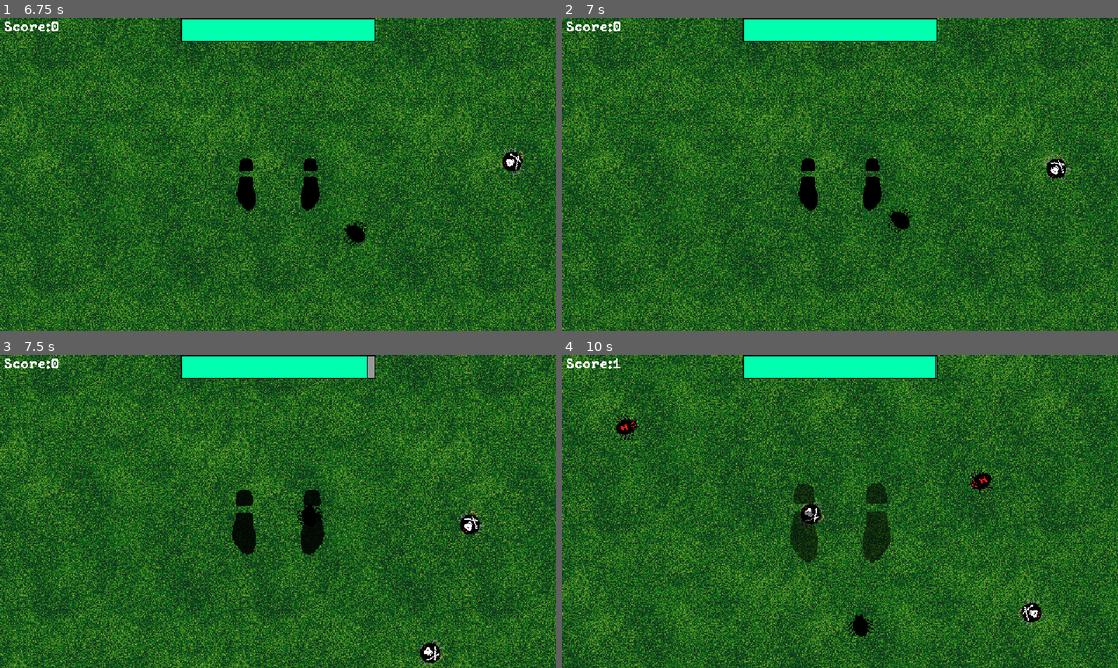
Above: before the commit, frames 1-4 (two rows, left to right).
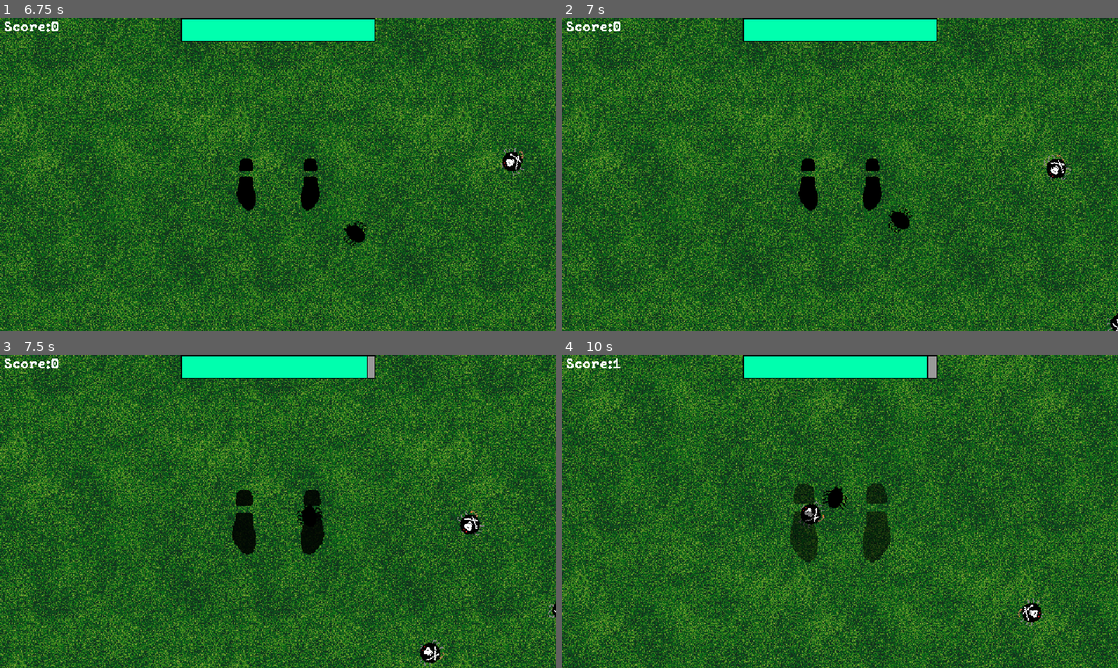
Above: after the commit, the same moments.

Repository: Burger-Bois/ld56
Game: Godot game, scene res://src/main.tscn
The game is run twice, just before and just after one commit, with the same random seed, the same clock (stepped at 60 frames per second) and the same inputs.
Inputs:
- Up to frame 1 (6.75 s): click "Start" at 0.5 s; tap Enter at 1.25, 5 s; hold D (right) 1.28-2.03 s; tap Space (jump) at 1.35, 1.52, 1.82, 2.1, 2.27, 2.57, 2.75, 2.85, 3.6, 3.77, 4.07, 4.35, 4.52, 4.82, 5.1, 5.27, 5.57, 5.85, 6.6 s; hold S (backward) 2.03-2.78 s; hold D (right) 2.78-3.53 s; hold W (forward) 3.53-4.28 s; hold A (left) 4.28-5.78 s; hold S (backward) 5.78-6.53 s; hold D (right) from 6.53 s (still down)
- Up to frame 2 (7 s): keep holding D (right); tap Space (jump) at 6.77 s
- Up to frame 3 (7.5 s): tap Space (jump) at 7.07, 7.35 s; release D (right) at 7.28 s; hold W (forward) from 7.28 s (still down)
- Up to frame 4 (10 s): tap Space (jump) at 7.52, 7.82, 8.1, 8.27, 8.57, 8.85, 9.6, 9.77 s; release W (forward) at 8.03 s; hold D (right) 8.03-8.78 s; hold S (backward) 8.78-9.53 s; hold A (left) from 9.53 s (still down)

Frame 1 is identical in both runs. In frame 2, less than 0.1% of the frame differs, in the area x 98-100%, y 94-100%; in frame 3, less than 0.1%; in frame 4, 0.8%, in the area x 9-78%, y 0-91%.

Commit message:
added speed power up but not timed

Diff:
--- a/src/player.gd
+++ b/src/player.gd
@@ -16,6 +16,7 @@
 
 var _current_pivot: Node2D
 var _health
+var _default_turn_speed
 
 var _state: State = State.IDLE
 
@@ -23,6 +24,7 @@
 
 
 func _ready():
+	_default_turn_speed = turn_speed
 	set_health(100)
 	SignalBus.enemy_hit.connect(on_enemy_hit)
 	_current_pivot = _left_boot
@@ -107,6 +109,8 @@
 	$BugDeathAudioPlayer.play()
 	if enemy is SpikeyEnemy:
 		$TakeDamageAudioPlayer.play()
+	if enemy is SpeedPowerUpEnemy:
+		turn_speed = _default_turn_speed * 2
 
 
 func set_health(health: int):
--- a/src/player.tscn
+++ b/src/player.tscn
@@ -114,6 +114,8 @@
 collision_mask = 2
 motion_mode = 1
 script = ExtResource("1_4c8sp")
+turn_speed = null
+jump_speed = null
 
 [node name="Shockwave" type="Sprite2D" parent="."]
 position = Vector2(0, 10)
--- /dev/null
+++ b/src/speed_powerup_enemy.gd
@@ -0,0 +1,13 @@
+class_name SpeedPowerUpEnemy extends Enemy
+
+func _ready() -> void:
+	speed = 45
+	damage = 0
+	health_bonus = 0
+
+func _physics_process(delta: float) -> void:
+	velocity = Vector2.RIGHT.rotated(direction) * speed
+	move_and_slide()
+
+func _on_change_direction_timer_timeout() -> void:
+	direction += randf_range(-PI / 4, PI / 4)
--- /dev/null
+++ b/src/speed_powerup_enemy.tscn
@@ -0,0 +1,54 @@
+[gd_scene load_steps=7 format=3 uid="uid://jx0os7xl2mql"]
+
+[ext_resource type="Script" path="res://src/speed_powerup_enemy.gd" id="1_v0067"]
+[ext_resource type="Texture2D" uid="uid://c3ac58bgb4fex" path="res://assets/spider.png" id="2_m8u6p"]
+[ext_resource type="Texture2D" uid="uid://bbbh5qfpoq3uo" path="res://assets/spider 2.png" id="3_tf8kl"]
+
+[sub_resource type="RectangleShape2D" id="RectangleShape2D_bbvrk"]
+size = Vector2(32, 32)
+
+[sub_resource type="RectangleShape2D" id="RectangleShape2D_s66oi"]
+size = Vector2(32, 32)
+
+[sub_resource type="SpriteFrames" id="SpriteFrames_y6pag"]
+animations = [{
+"frames": [{
+"duration": 1.0,
+"texture": ExtResource("2_m8u6p")
+}, {
+"duration": 1.0,
+"texture": ExtResource("3_tf8kl")
+}],
+"loop": true,
+"name": &"default",
+"speed": 5.0
+}]
+
+[node name="SpeedPowerUpEnemy" type="CharacterBody2D"]
+collision_layer = 4
+collision_mask = 0
+motion_mode = 1
+script = ExtResource("1_v0067")
+metadata/_edit_vertical_guides_ = [-90.0]
+
+[node name="CollisionShape2D" type="CollisionShape2D" parent="."]
+shape = SubResource("RectangleShape2D_bbvrk")
+
+[node name="Hitbox" type="Area2D" parent="."]
+collision_layer = 0
+collision_mask = 16
+
+[node name="CollisionShape2D" type="CollisionShape2D" parent="Hitbox"]
+shape = SubResource("RectangleShape2D_s66oi")
+
+[node name="ChangeDirectionTimer" type="Timer" parent="."]
+autostart = true
+
+[node name="AnimatedSprite2D" type="AnimatedSprite2D" parent="."]
+modulate = Color(0, 0.594992, 0.538929, 1)
+rotation = 1.57079
+sprite_frames = SubResource("SpriteFrames_y6pag")
+autoplay = "default"
+
+[connection signal="area_entered" from="Hitbox" to="." method="remove" unbinds=1]
+[connection signal="timeout" from="ChangeDirectionTimer" to="." method="_on_change_direction_timer_timeout"]
--- a/src/stage.gd
+++ b/src/stage.gd
@@ -9,6 +9,8 @@
 @export var random_enemy_scene: PackedScene
 @export var spikey_enemy_scene: PackedScene
 @export var following_enemy_scene: PackedScene
+
+@export var speed_powerup_scene: PackedScene
 
 
 enum FinishState {GAME_OVER}
@@ -49,12 +51,14 @@
 
 func get_enemy_type():
 	var enemy_select = randi_range(1, 100)
-	if enemy_select <= 25:
+	if enemy_select <= 20:
 		return linear_enemy_scene
-	elif enemy_select <= 60:
+	elif enemy_select <= 55:
 		return random_enemy_scene
+	elif enemy_select <= 87:
+		return spikey_enemy_scene
 	elif enemy_select <= 90:
-		return spikey_enemy_scene
+		return speed_powerup_scene
 	else:
 		return following_enemy_scene
 
--- a/src/stage.tscn
+++ b/src/stage.tscn
@@ -3,11 +3,11 @@
 [ext_resource type="PackedScene" uid="uid://j82506cb8570" path="res://src/player.tscn" id="1_pla2g"]
 [ext_resource type="Script" path="res://src/stage.gd" id="1_x0yvg"]
 [ext_resource type="PackedScene" uid="uid://dm32023ha7bv" path="res://src/linear_enemy.tscn" id="2_7mh81"]
-[ext_resource type="PackedScene" uid="uid://jx0os7xl2mql" path="res://src/random_enemy.tscn" id="3_labhp"]
+[ext_resource type="PackedScene" uid="uid://jx0os7xl2mql" path="res://src/speed_powerup_enemy.tscn" id="3_labhp"]
 [ext_resource type="Texture2D" uid="uid://rkedicfg67o5" path="res://assets/background-grass.png" id="4_0kh3u"]
 [ext_resource type="PackedScene" uid="uid://cufy382dcylq7" path="res://src/spikey_enemy.tscn" id="4_hw7w1"]
 [ext_resource type="Texture2D" uid="uid://b6xf6xxidqbrk" path="res://assets/fence.png" id="5_hbomb"]
-[ext_resource type="PackedScene" path="res://src/following_enemy.tscn" id="5_x2bp2"]
+[ext_resource type="PackedScene" uid="uid://cv6q1tx4h8a25" path="res://src/following_enemy.tscn" id="5_x2bp2"]
 [ext_resource type="AudioStream" uid="uid://7ysekthjvnh5" path="res://assets/music/bugloop.wav" id="8_x6t8w"]
 
 [sub_resource type="TileSetAtlasSource" id="TileSetAtlasSource_bxj2c"]
@@ -71,6 +71,7 @@
 random_enemy_scene = ExtResource("3_labhp")
 spikey_enemy_scene = ExtResource("4_hw7w1")
 following_enemy_scene = ExtResource("5_x2bp2")
+speed_powerup_scene = ExtResource("3_labhp")
 metadata/_edit_vertical_guides_ = [1198.0]
 metadata/_edit_horizontal_guides_ = [1146.0]
 
@@ -94,6 +95,8 @@
 [node name="Player" parent="." instance=ExtResource("1_pla2g")]
 z_index = 10
 position = Vector2(544, 576)
+turn_speed = null
+jump_speed = null
 
 [node name="Camera2D" type="Camera2D" parent="Player"]
 limit_left = -64
